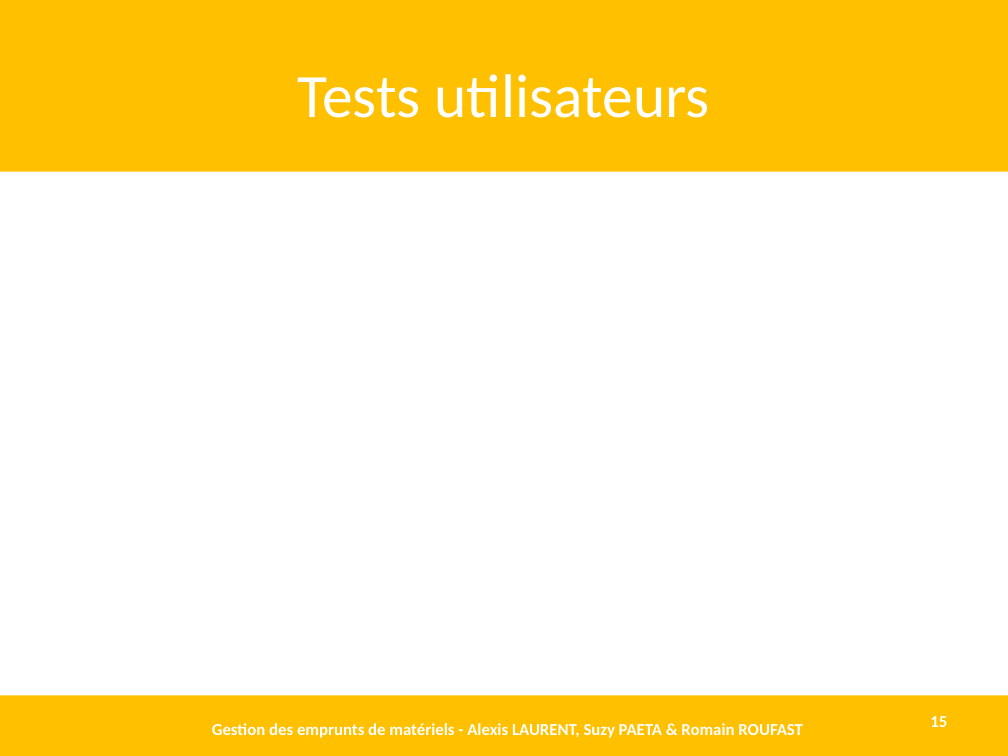
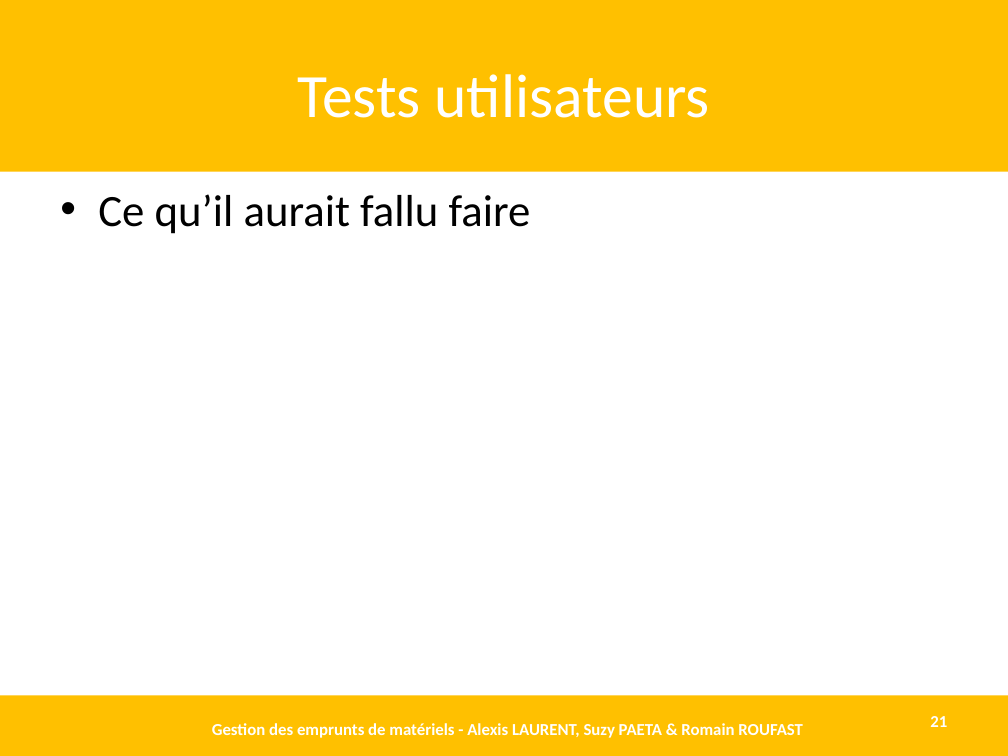
Before and after one commit to AlexisLaurent/Gestion_des_Emprunts, a slide deck: slide 21 of Livrables/D1.3 - DEF.pptx (slide 15 before the commit). Drawn at 1008x756 pixels with LibreOffice and Linux fonts; fonts in the diff are those of the drawing. Boxes give left, top, right and bottom in pixels: in the first picture for what was removed or moved away, otherwise in the second. Text is boxed around its words. In the diff, an @@ line names an element or a change of style, - is before the commit and + after.

```diff
--- a/Livrables/D1.3 - DEF.pptx
+++ b/Livrables/D1.3 - DEF.pptx
@@ text added at box(98, 194, 531, 234), 32 pt, text #000000 @@
+• Ce qu’il aurait fallu faire
@@ page number at box(930, 716, 947, 727): text changed @@
-15
+21
```
Also in this commit, not shown: 5 other slides changed, 7 slides added, 3 other files.
